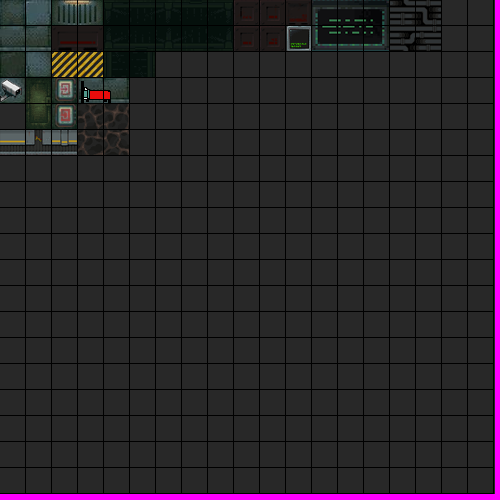
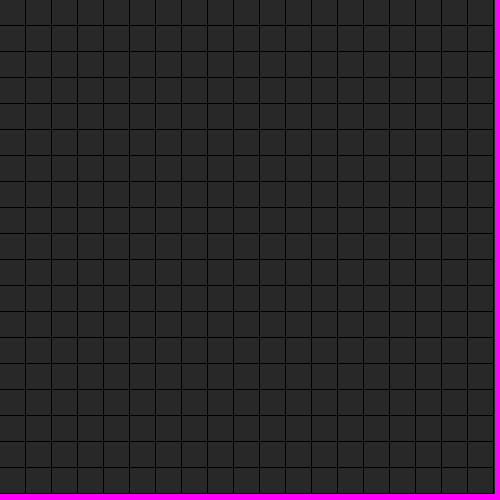
Before/after of a 500×500 layered artwork. What changed in the layer stack:
removed layer "Layer 35" over [78, 104, 129, 155]
removed layer "Layer 33" over [52, 130, 77, 155]
removed layer "Layer 32" over [26, 130, 51, 155]
removed layer "Layer 31" over [0, 130, 25, 155]
removed layer "Layer 30" over [52, 104, 77, 129]
removed layer "Layer 26" over [81, 81, 111, 103]
removed layer "Layer 24" over [130, 52, 155, 77]
removed layer "Layer 22" over [104, 52, 129, 77]
removed layer "Layer 21" over [52, 78, 77, 103]
removed layer "Layer 17" over [26, 78, 51, 129]
removed layer "Layer 15" over [390, 0, 441, 51]
removed layer "Layer 14" over [52, 52, 103, 77]
removed layer "Layer 13" over [0, 78, 25, 103]
removed layer "Layer 11" over [312, 0, 389, 51]
removed layer "Layer 10" over [26, 52, 51, 77]
removed layer "Layer 9" over [0, 52, 25, 77]
removed layer "Layer 7" over [234, 0, 285, 51]
removed layer "Layer 6" over [286, 0, 311, 25]
removed layer "Layer 5" over [52, 26, 103, 51]
removed layer "Layer 4" over [104, 26, 233, 51]
removed layer "Layer 3" over [104, 0, 233, 25]
removed layer "Layer 2" over [52, 0, 103, 25]
removed layer "Layer 27" over [79, 78, 129, 103]
removed layer "Tile 1" over [0, 0, 51, 51]
…and 3 more changes (3 removed)
